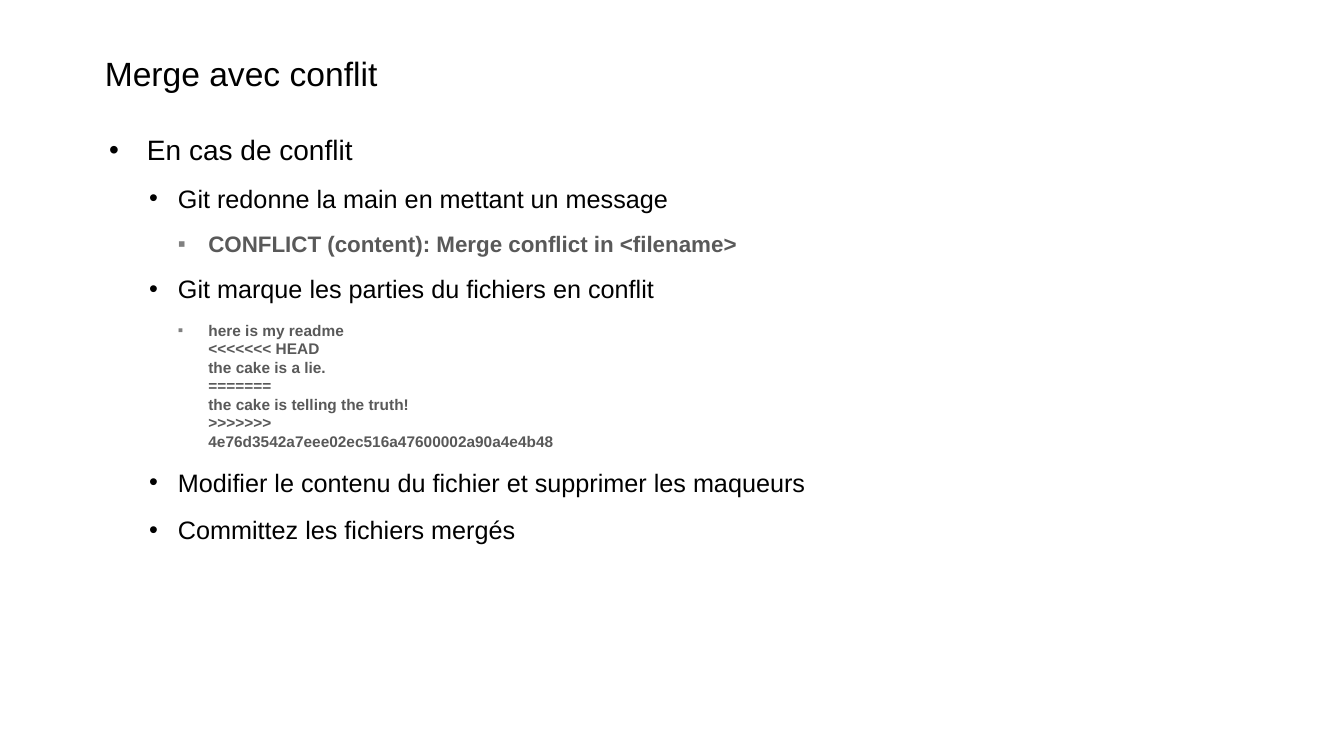
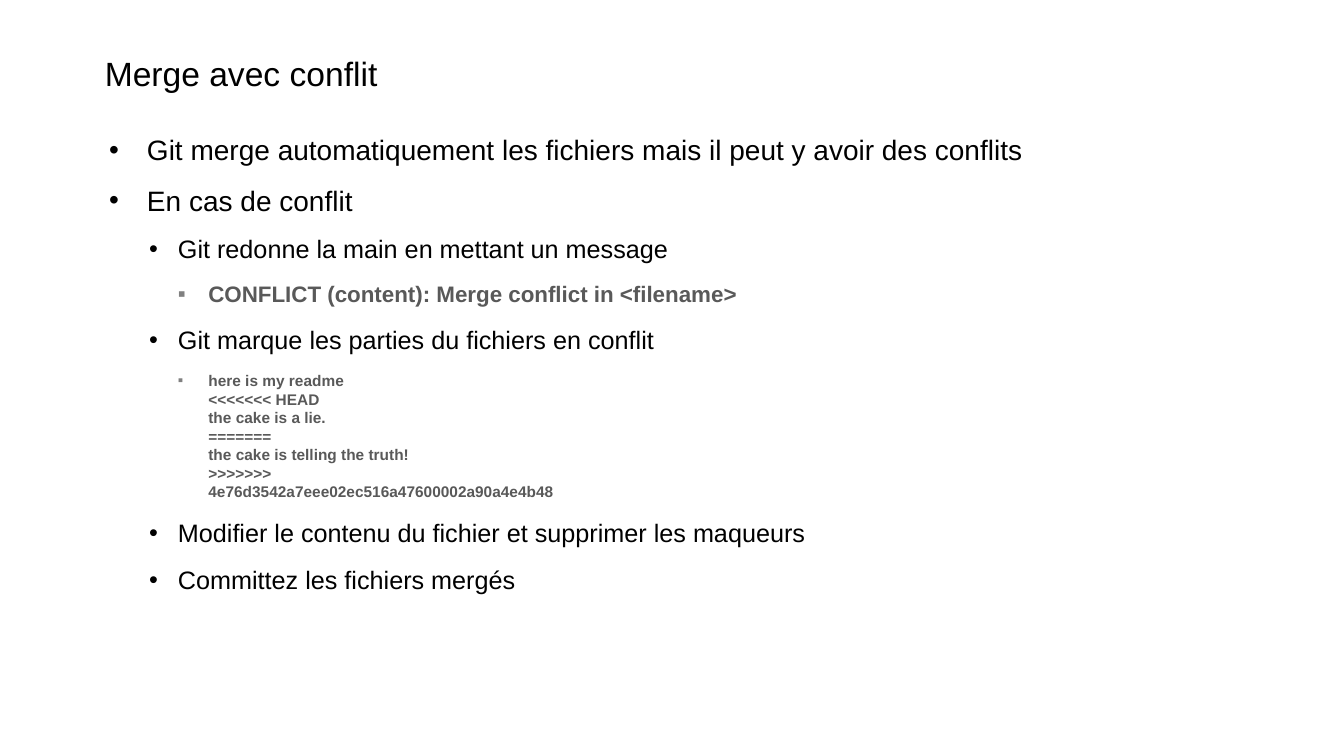
Before and after one commit to Xaviou1003/formation-git, a slide deck: slide 40 of Formation Git - basique.pptx. Drawn at 1344x756 pixels with LibreOffice and Linux fonts; fonts in the diff are those of the drawing; background and template pictures are left out. Boxes give left, top, right and bottom in pixels: in the first picture for what was removed or moved away, otherwise in the second. Text is boxed around its words. In the diff, an @@ line names an element or a change of style, - is before the commit and + after.

```diff
--- a/Formation Git - basique.pptx
+++ b/Formation Git - basique.pptx
@@ text at <box>147,139,1022,165</box>: paragraph added @@
+• Git merge automatiquement les fichiers mais il peut y avoir des conflits
```
Also in this commit, not shown: 6 other slides changed.
